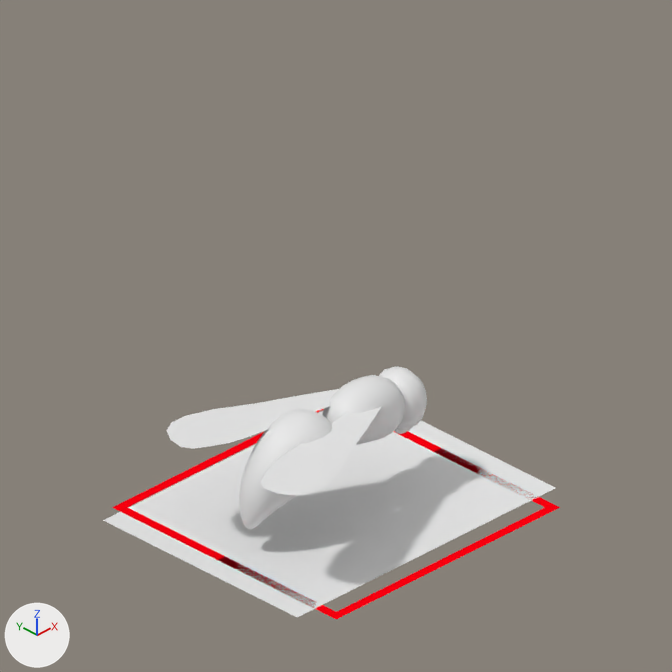
An edit to the Blender file rct2/scenery/GiantGardenTheming/wasp_Wasp/wasp_V001.blend, drawn before and after from the same camera.
Before and after are seen from the file's camera 'Camera'. The lights are fixed; the arrows at lower left show +X, +Y and +Z.
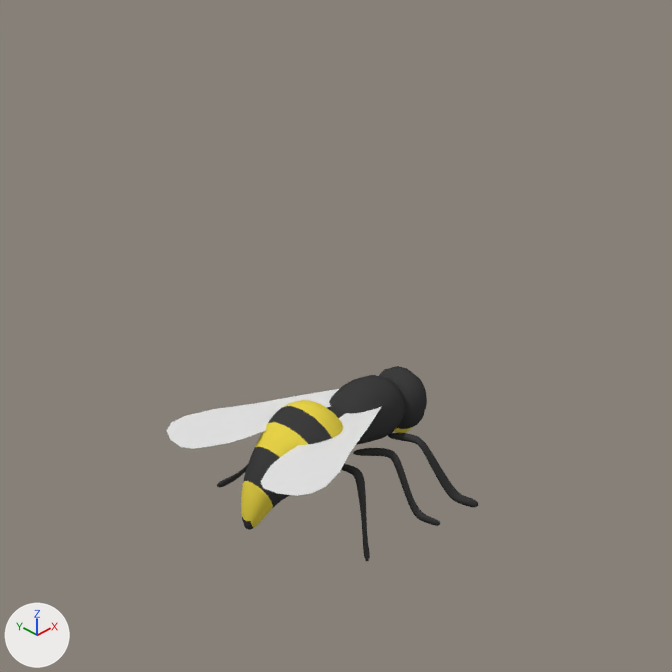
The change, as a list of edits to the scene's bpy script:
```text
Add mat_wasp_black:
    mat_wasp_black = diffuse_material('wasp black')
    mat_wasp_black.base_color = (0.0487, 0.0487, 0.0487)  # black #3e3e3e
Add mat_wasp_white:
    mat_wasp_white = diffuse_material('wasp white')
    mat_wasp_white.base_color = (0.8, 0.647, 0.0646)  # yellow #e7d248
Change me_cube:
    used by ob_cube; location = (0.0, 0.0, 0.0)
    remove me_cube.from_pydata(...)  # 40 vertices, 32 faces; spans x -1.67..1.64, y -0.71..0.71, z 0.23..1.98
    add me_cube.from_pydata(...)  # 52 vertices, 44 faces; spans x -1.67..1.64, y -0.6..0.6, z 0.23..1.75
    me_cube part 1
    4 faces are deleted
    8 vertices move from x -1.59..0.14, y -0.71..0.71, z 0.58..1.98 to x -1.54..0.08, y -0.47..0.47, z 0.55..1.75
    12 vertices are added at x -1.23..-0.32, y -0.6..0.6, z 0.59..1.75
    8 new faces join them, mat_wasp_white (yellow #e7d248)
    8 new faces join them, mat_wasp_black (black #3e3e3e)
    me_cube part 2: 18 faces spanning x -1.67..1.51, y -0.57..0.57, z 0.23..1.75 switch from no material to mat_wasp_black (black #3e3e3e)
    me_cube part 3: 10 faces spanning x -1.67..1.64, y -0.4..0.4, z 0.23..1.19 switch from no material to mat_wasp_white (yellow #e7d248)
Add me_cube_002:
    me_cube_002.from_pydata(...)  # 72 vertices, 66 faces; spans x -0.85..1.26, y 0.14..1.37, z 0.01..1.03
    me_cube_002.polygons.foreach_set('use_smooth', [True] * 66)
    me_cube_002.materials.append(mat_wasp_black)  # black #3e3e3e
Change ob_1200px_3_wasp_2007_04_25:
    add ob_1200px_3_wasp_2007_04_25.hide_render = True
Change ob_plane_001:
    add ob_plane_001.hide_render = True
Add ob_cube_002:
    ob_cube_002 = bpy.data.objects.new('Cube.002', me_cube_002)
    ob_cube_002.location = (0.0, 0.0, 0.0)
    _m = ob_cube_002.modifiers.new('Subsurf', 'SUBSURF')
    _m.levels = 2
    _m = ob_cube_002.modifiers.new('Mirror', 'MIRROR')
    _m.use_axis = (False, True, False)
```

Location of each change, [x1, y1, x2, y2] in pixels of the pictures (672 x 672 px):
'1200px-3_wasp_2007-04-25', hidden: before [103, 411, 555, 617]
'Cube', reshaped: before [239, 366, 427, 529]; after [241, 366, 427, 530]
'Plane.001', hidden: before [112, 409, 560, 619]
'Cube.002', added (black): after [217, 433, 478, 561]
part 1 of me_cube, built on: before [248, 409, 332, 502]; after [243, 400, 343, 508]
part 2 of me_cube, recoloured (white to black): [243, 366, 427, 529] in both
part 3 of me_cube, recoloured: before [239, 427, 413, 527]; after [241, 427, 413, 528]
